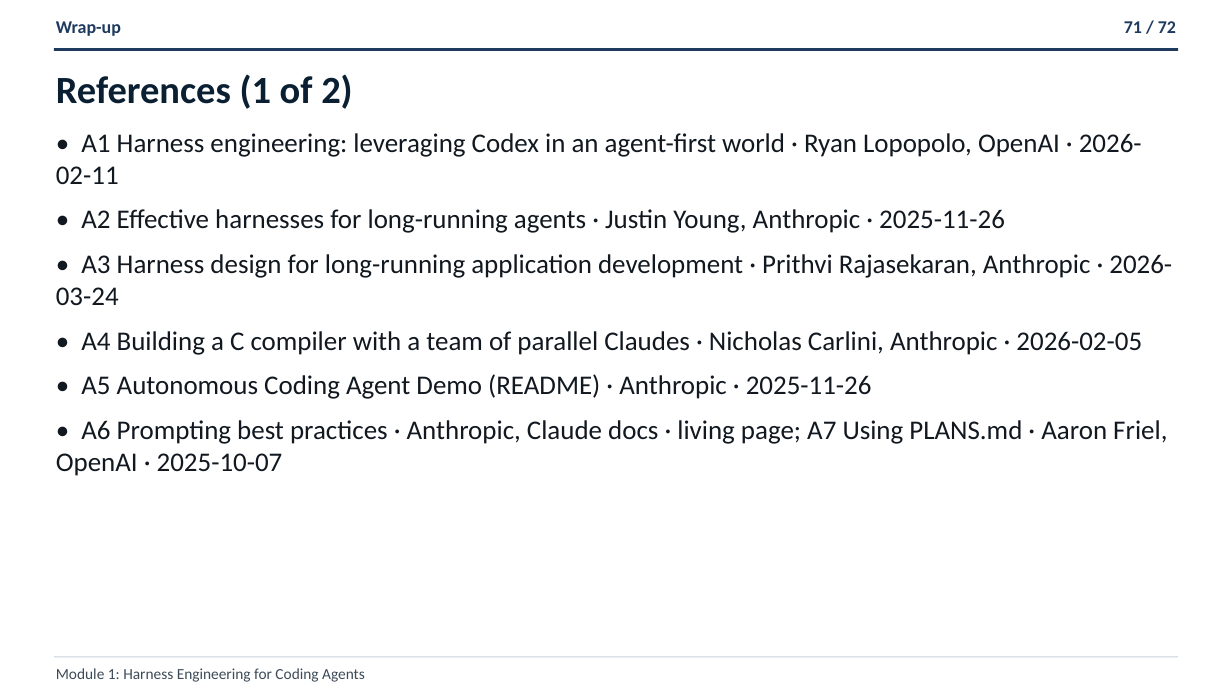
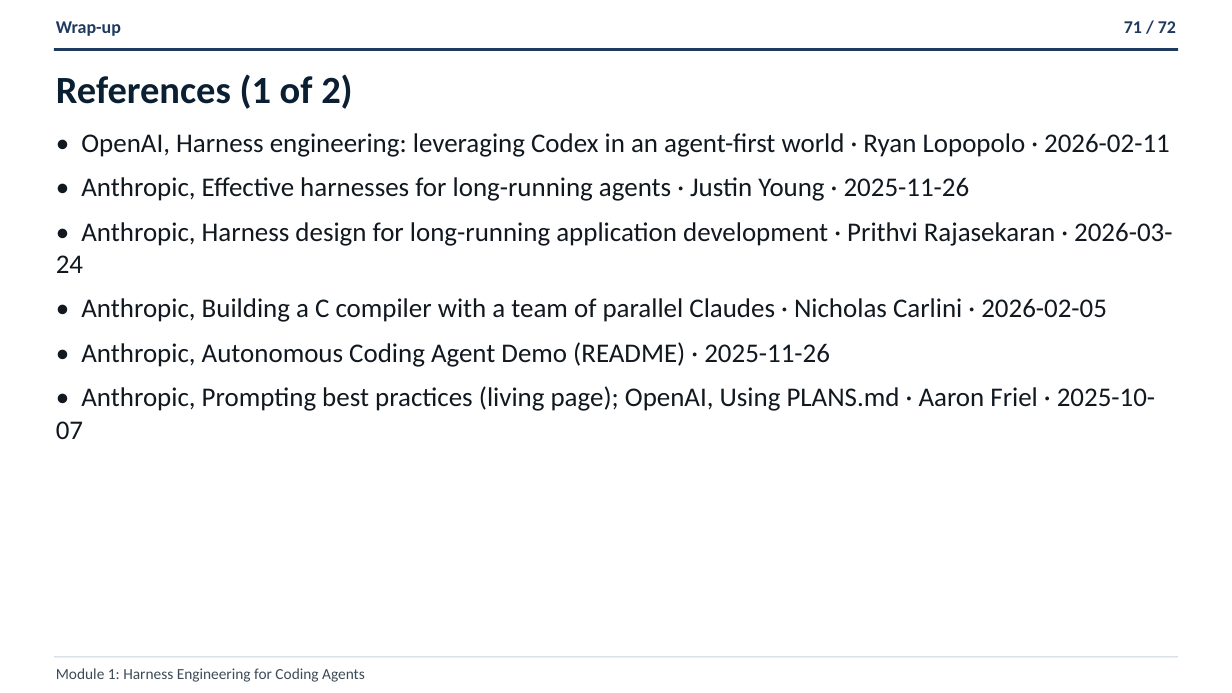
Before and after one commit to ANI-IN/shipharness-dev, a slide deck: slide 71 of slides/deck.pptx. Drawn at 1232x693 pixels with LibreOffice and Linux fonts; fonts in the diff are those of the drawing. Boxes give left, top, right and bottom in pixels: in the first picture for what was removed or moved away, otherwise in the second. Text is boxed around its words. In the diff, an @@ line names an element or a change of style, - is before the commit and + after.

```diff
--- a/slides/deck.pptx
+++ b/slides/deck.pptx
@@ text at <box>56,133,1172,439</box>: text changed @@
-• A1 Harness engineering: leveraging Codex in an agent-first world · Ryan Lopopolo, OpenAI · 2026-02-11
-• A2 Effective harnesses for long-running agents · Justin Young, Anthropic · 2025-11-26
-• A3 Harness design for long-running application development · Prithvi Rajasekaran, Anthropic · 2026-03-24
-• A4 Building a C compiler with a team of parallel Claudes · Nicholas Carlini, Anthropic · 2026-02-05
-• A5 Autonomous Coding Agent Demo (README) · Anthropic · 2025-11-26
-• A6 Prompting best practices · Anthropic, Claude docs · living page; A7 Using PLANS.md · Aaron Friel, OpenAI · 2025-10-07
+• OpenAI, Harness engineering: leveraging Codex in an agent-first world · Ryan Lopopolo · 2026-02-11
+• Anthropic, Effective harnesses for long-running agents · Justin Young · 2025-11-26
+• Anthropic, Harness design for long-running application development · Prithvi Rajasekaran · 2026-03-24
+• Anthropic, Building a C compiler with a team of parallel Claudes · Nicholas Carlini · 2026-02-05
+• Anthropic, Autonomous Coding Agent Demo (README) · 2025-11-26
+• Anthropic, Prompting best practices (living page); OpenAI, Using PLANS.md · Aaron Friel · 2025-10-07
```
Also in this commit, not shown: 67 other slides changed, 12 other files.
